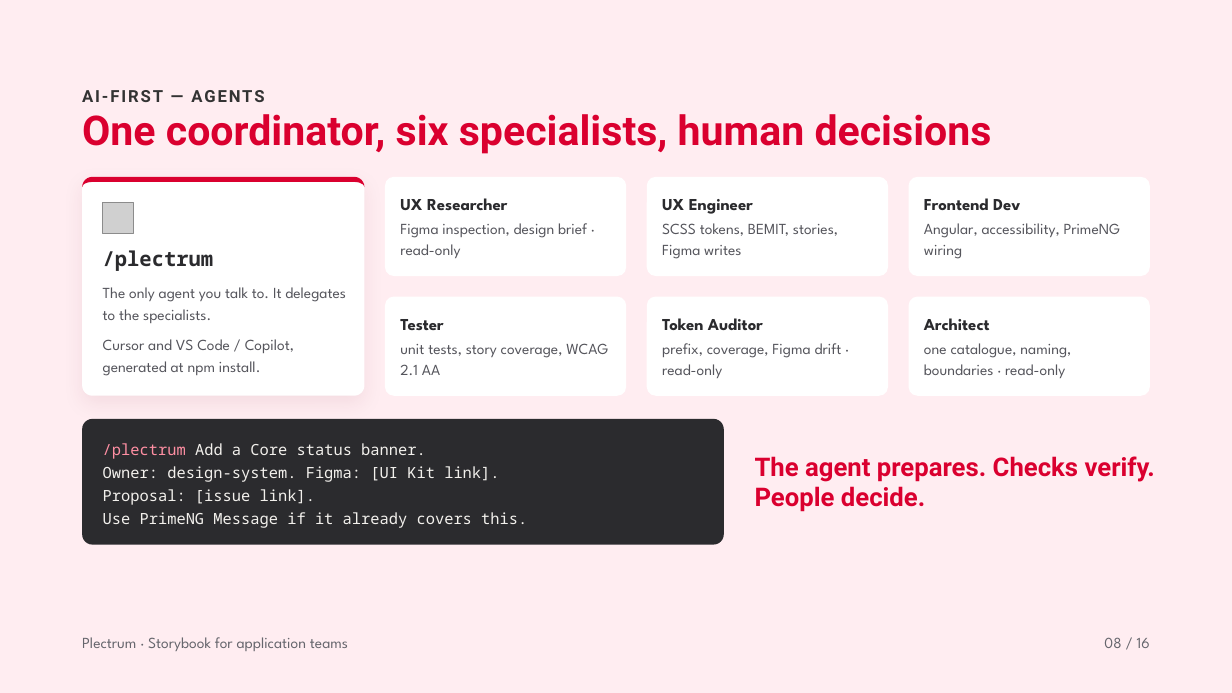
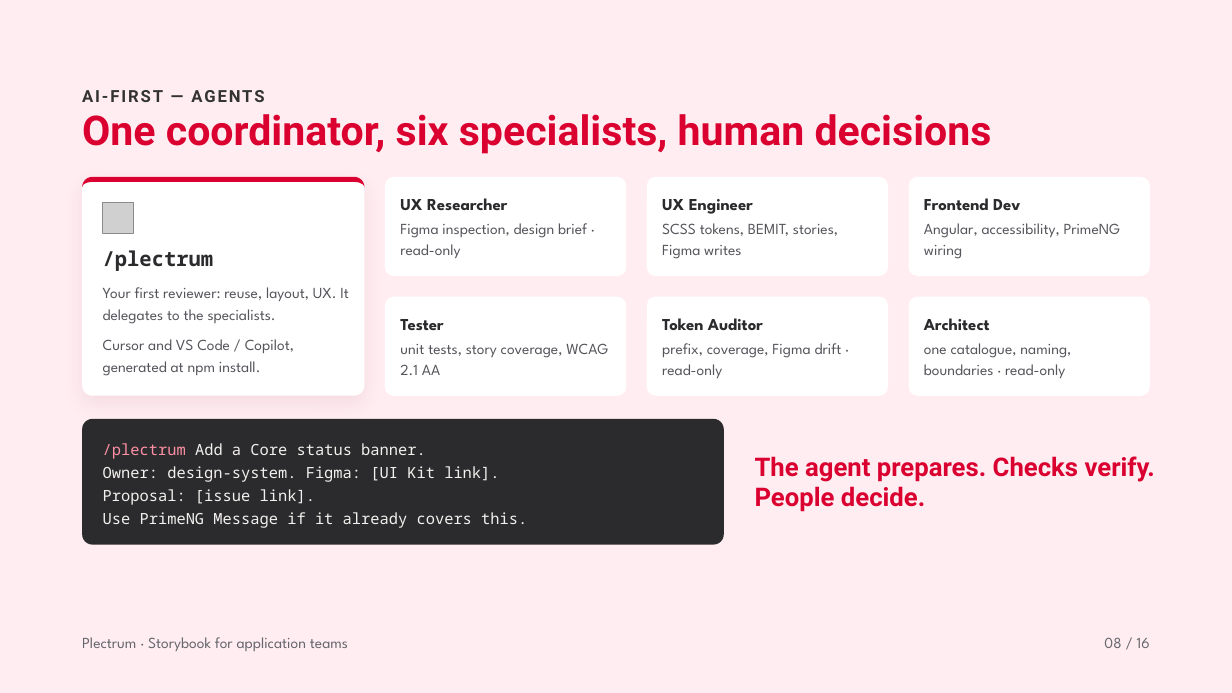
Before and after one commit to solidaris-danielbodigil/solidaris-plectrum, a slide deck: slide 8 of docs/Storybook for application teams.pptx. Drawn at 1232x693 pixels with LibreOffice and Linux fonts; fonts in the diff are those of the drawing; grey boxes stand for pictures. Boxes give left, top, right and bottom in pixels: in the first picture for what was removed or moved away, otherwise in the second. Text is boxed around its words. In the diff, an @@ line names an element or a change of style, - is before the commit and + after.

```diff
--- a/docs/Storybook for application teams.pptx
+++ b/docs/Storybook for application teams.pptx
@@ text at box(103, 287, 349, 324): text changed @@
-The only agent you talk to. It delegates to the specialists.
+Your first reviewer: reuse, layout, UX. It delegates to the specialists.
```
Also in this commit, not shown: 1 other slide changed, 2 other files.
